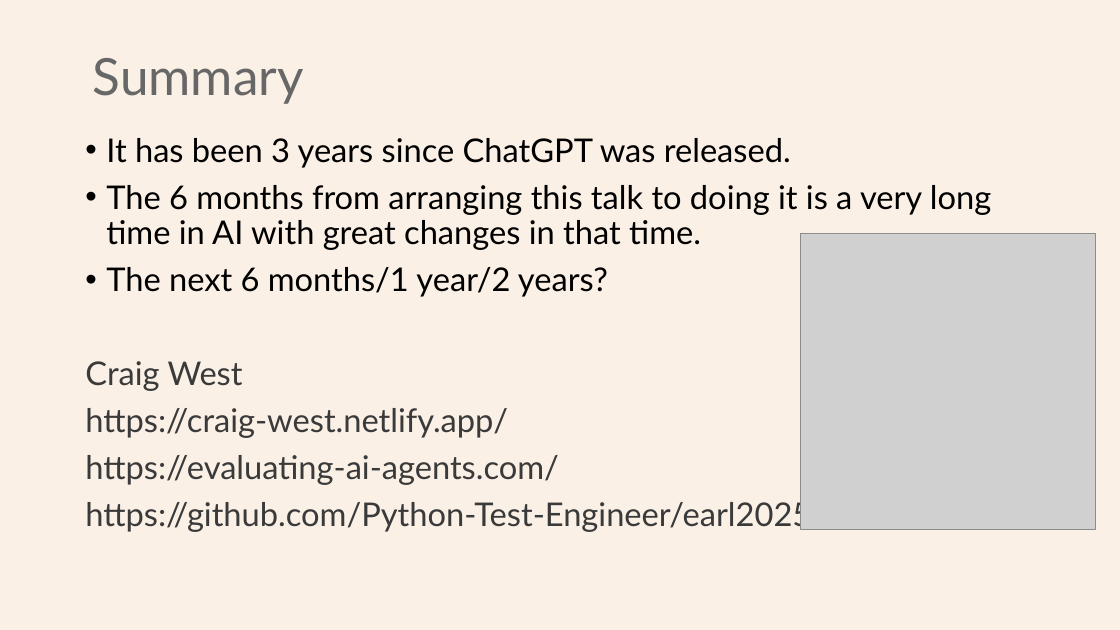
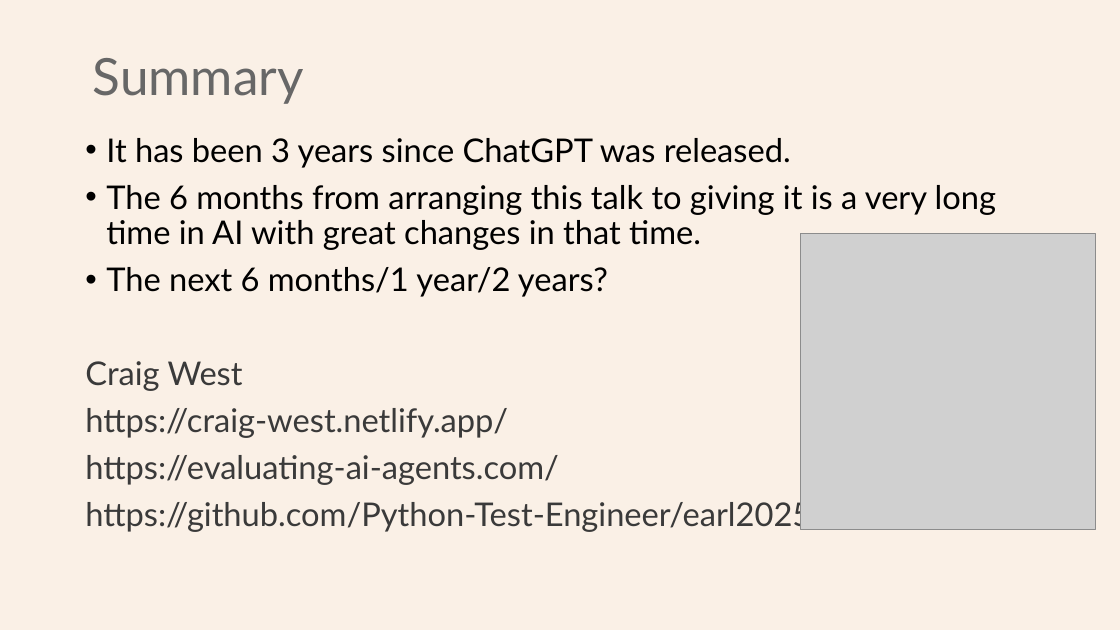
Before and after one commit to Python-Test-Engineer/earl2025, a slide deck: slide 29 of AI_Agents_in_the_Data_Pipeline.pptx (slide 31 before the commit). Drawn at 1120x630 pixels with LibreOffice and Linux fonts; fonts in the diff are those of the drawing; grey boxes stand for pictures. Boxes give left, top, right and bottom in pixels: in the first picture for what was removed or moved away, otherwise in the second. Text is boxed around its words. In the diff, an @@ line names an element or a change of style, - is before the commit and + after.

```diff
--- a/AI_Agents_in_the_Data_Pipeline.pptx
+++ b/AI_Agents_in_the_Data_Pipeline.pptx
@@ text at [106,185,996,250]: text changed @@
-• The 6 months from arranging this talk to doing it is a very long time in AI with great changes in that time.
+• The 6 months from arranging this talk to giving it is a very long time in AI with great changes in that time.
```
Also in this commit, not shown: 8 other slides changed, 1 slide added, 3 slides removed, 2 other files.
